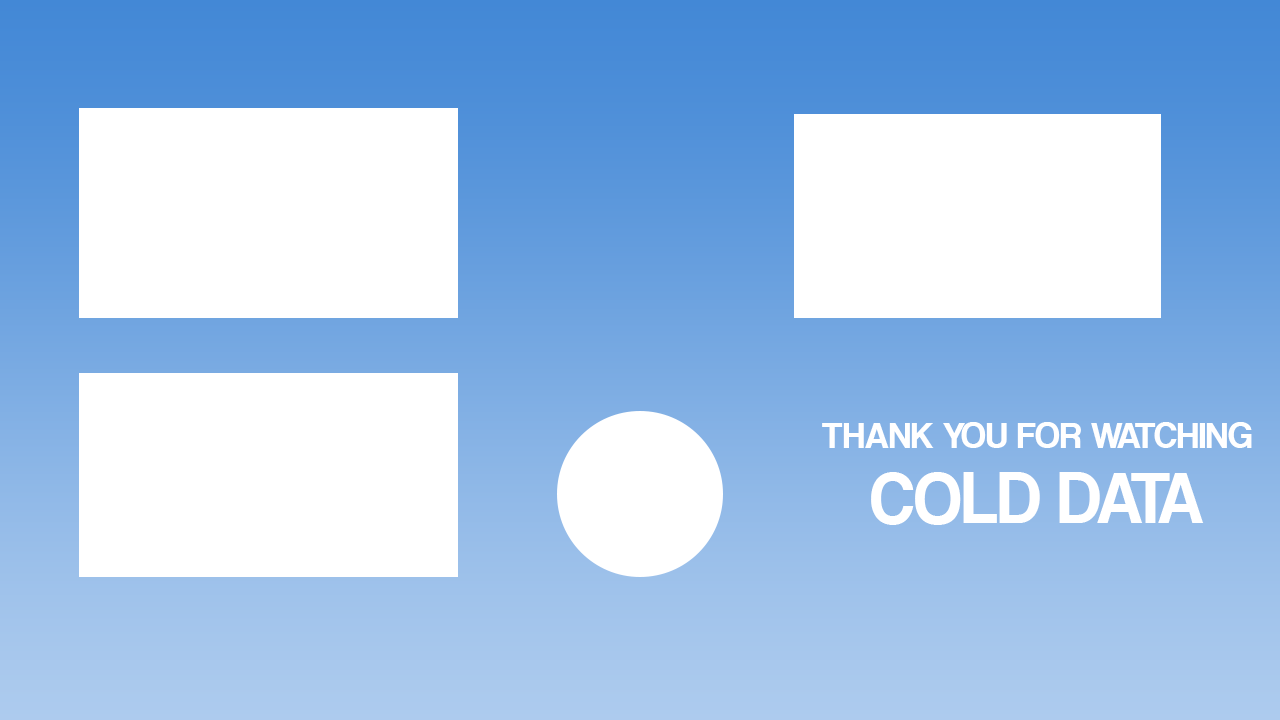
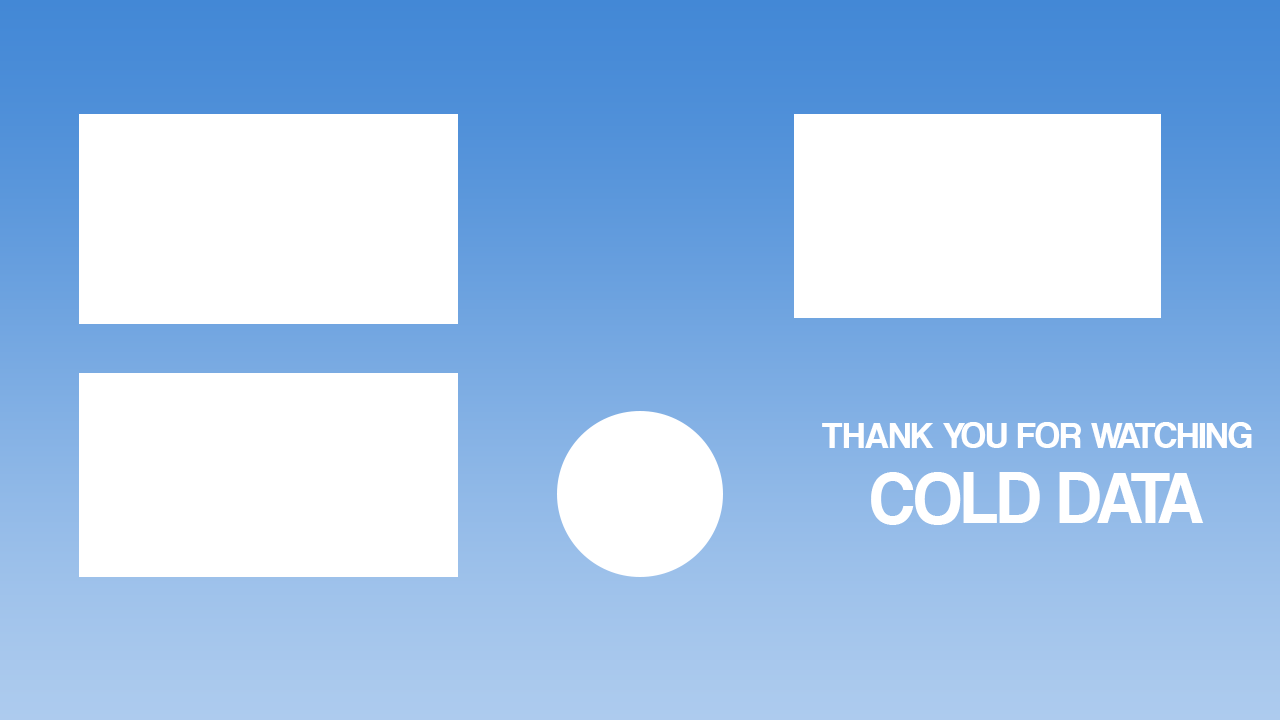
Two versions of the same layered image (1280px x 720px). Layer-by-layer changes:
painted on "Rectangle 1" (3rd of 3) over [79, 108, 458, 324]
